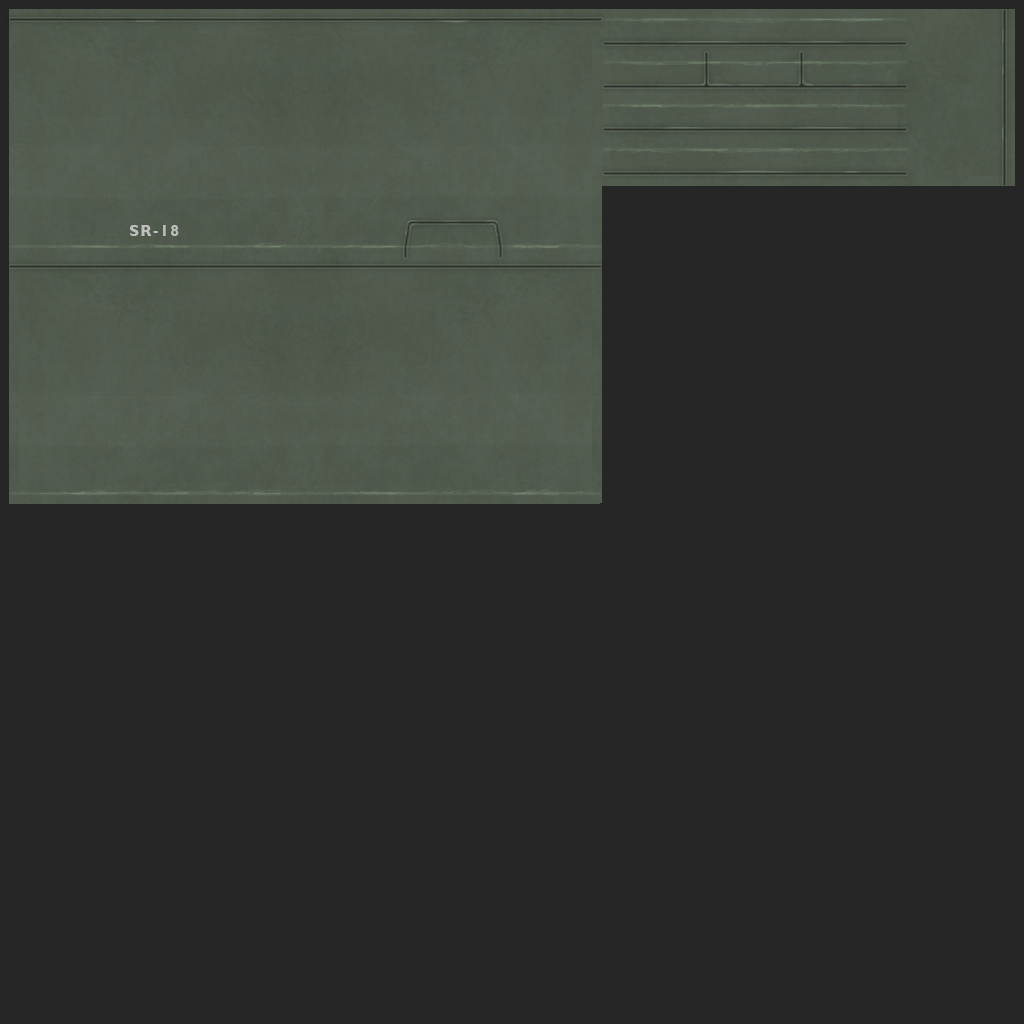
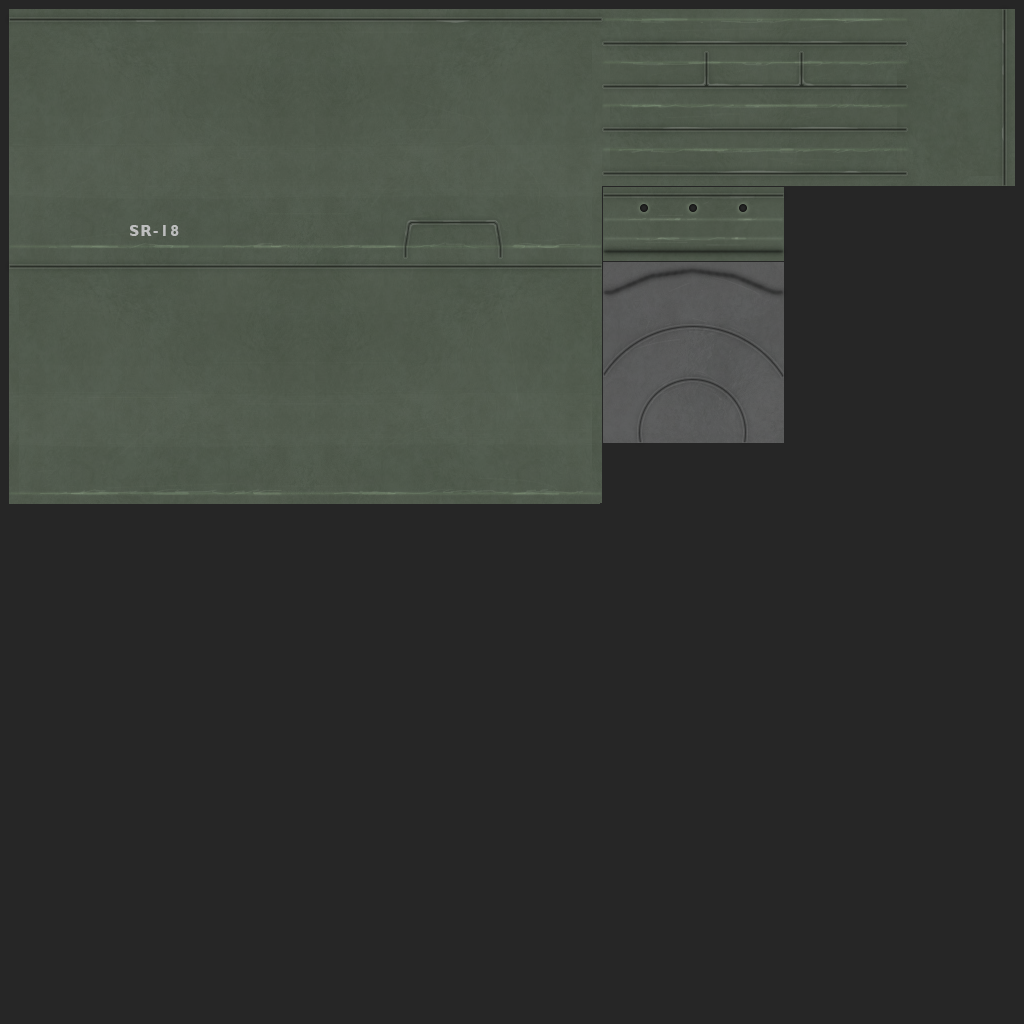
The second 1024px x 1024px image is a revision of the first. Changes to its layers:
added group "endcap_s1p5" with 13 layers above "control_s1p5_1" over bbox(600, 187, 785, 443)
added layer "body low 2" in group "endcap_s1p5" over bbox(600, 243, 785, 300)
added layer "body low 1" in group "endcap_s1p5" over bbox(601, 248, 785, 297)
added layer "body bolts 1" in group "endcap_s1p5" over bbox(640, 204, 747, 212)
added layer "body high 3" (1st of 2, in "endcap_s1p5") (overlay, 40%) in group "endcap_s1p5" over bbox(627, 217, 757, 241)
added layer "body high 2" (1st of 2, in "endcap_s1p5") (overlay, 40%) in group "endcap_s1p5" over bbox(649, 217, 753, 241)
added layer "body high 1" (1st of 2, in "endcap_s1p5") (overlay) in group "endcap_s1p5" over bbox(603, 217, 784, 241)
added group "body" (1st of 4, in "endcap_s1p5") (40%) with 3 layers in group "endcap_s1p5" over bbox(603, 193, 784, 443)
added layer "body" (2nd of 4, in "endcap_s1p5" › "body") in group "body" over bbox(604, 195, 783, 442)
added layer "body higher" (1st of 2, in "endcap_s1p5" › "body") (40%) in group "body" over bbox(626, 194, 756, 199)
added layer "body high" (1st of 2, in "endcap_s1p5" › "body") (50%) in group "body" over bbox(603, 193, 784, 443)
added layer "body grime 2" (1st of 2, in "endcap_s1p5") (10%) in group "endcap_s1p5" over bbox(632, 198, 760, 404)
added layer "body grime 1" (1st of 2, in "endcap_s1p5") (20%) in group "endcap_s1p5" over bbox(600, 187, 785, 443)
added layer "wear" (1st of 2, in "endcap_s1p5") (20%) in group "endcap_s1p5" over bbox(603, 187, 784, 443)
painted on "b" over bbox(603, 187, 784, 443)
